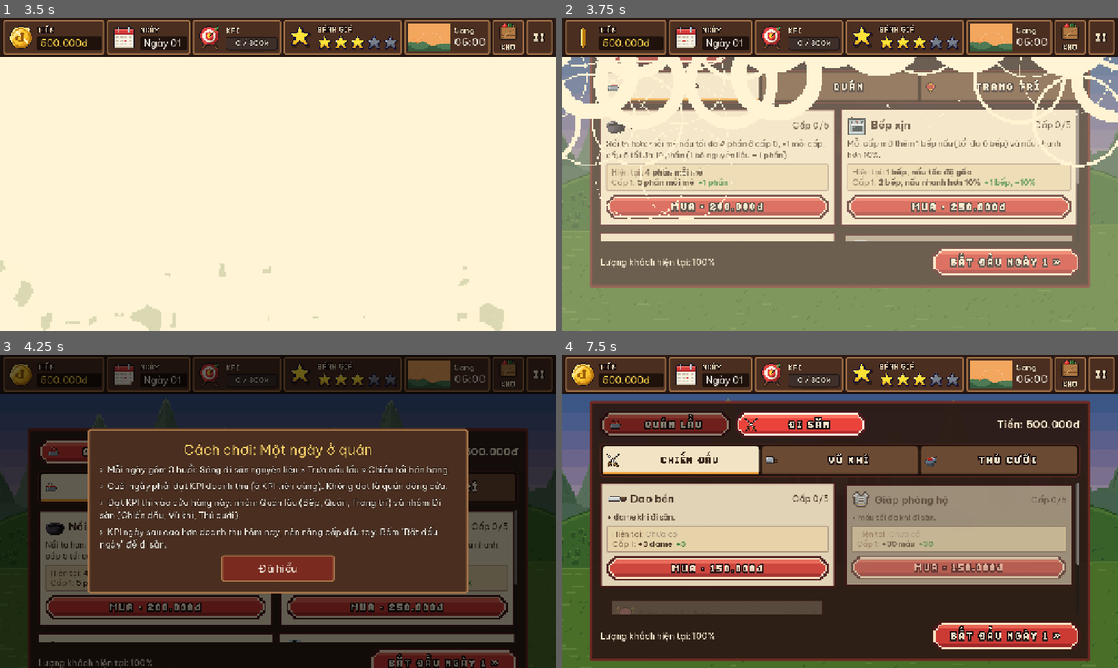
Above: before the commit, frames 1-4 (two rows, left to right).
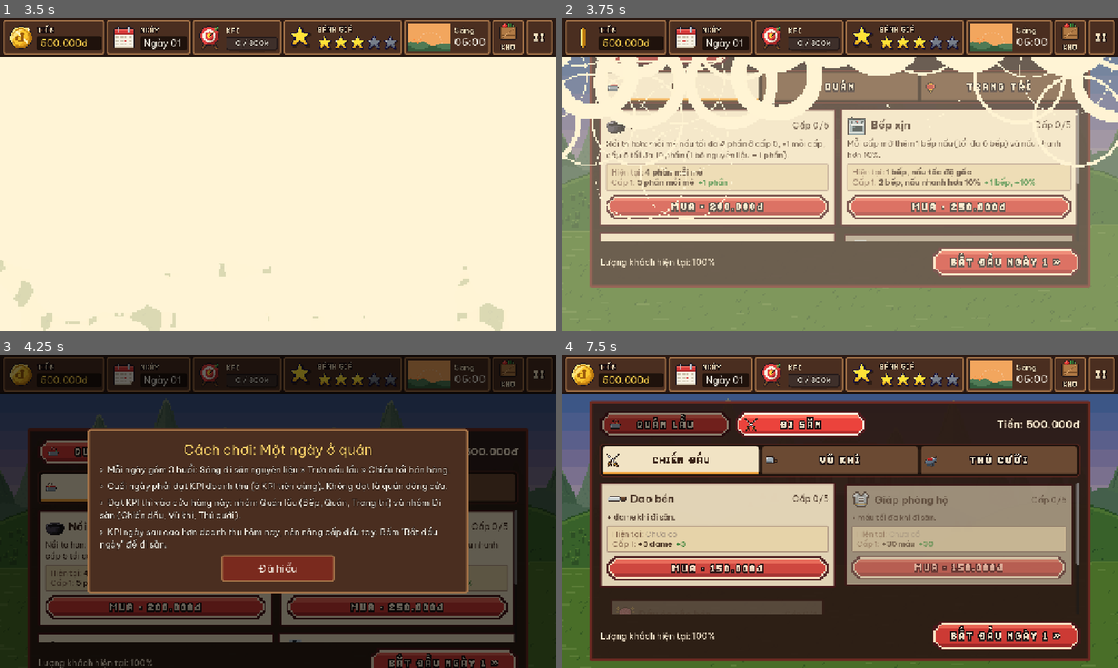
Above: after the commit, the same moments.

Repository: Znoywho/HotPot_SUNSUT
Game: Godot game, scene res://scenes/main_menu/main_menu.tscn
Same seed, same stepped clock (60 frames per second), same inputs: the game is played once before the commit and once after it.
Inputs (mouse positions are in pixels of both pictures, inside the frame that each line leads up to):
- Up to frame 1 (3.5 s): click "CHƠI MỚI" at 0.5 s; tap Enter at 1.25 s; move the mouse to (400, 158) at 1.27 s; click (400, 158) at 1.42 s; drag from (166, 190) to (250, 237) at 2.02 s; move the mouse to (333, 105) at 2.77 s; click (333, 105) at 2.92 s
- Up to frame 2 (3.75 s): click "!" at 3.5 s
- Up to frame 3 (4.25 s): no input
- Up to frame 4 (7.5 s): click "Đã hiểu" at 4.25 s; click "II" at 5 s; click "Chơi tiếp" at 5.75 s; click "QUÁN LẨU" at 6.5 s; click "ĐI SĂN" at 7.25 s

Frame 1 is identical in both runs. In frame 2, 0.4% of the frame differs, in the area x 19-86%, y 19-24%; in frame 3, less than 0.1%; in frame 4, 1.0%, in the area x 13-86%, y 18-36%.

Commit message:
[Cần Hạo xem] Cửa hàng: chữ trên tab / nút có icon nằm giữa cả nút
Godot căn chữ giữa phần còn lại sau icon nên chữ lệch phải ~19 px: chừa thêm bên phải đúng bằng icon + khoảng cách (nút nhóm QUÁN LẨU / ĐI SĂN và tab con). phase_transition.gd: chỉ sửa chú thích TITLE_Y cho đúng cỡ font mới.

Diff:
--- a/scenes/common/phase_transition.gd
+++ b/scenes/common/phase_transition.gd
@@ -28,7 +28,7 @@
 const ARC_HEIGHT := 380.0 ## Đỉnh cung mặt trời cao hơn chân trời bao nhiêu (đỉnh ở y 140, quầng sáng không chui dưới HUD).
 const ARC_LEFT := 0.06 ## Mọc ở 6% bề ngang...
 const ARC_RIGHT := 0.94 ## ...lặn ở 94%.
-const TITLE_Y := 196.0 ## Mép trên dòng tên buổi (chữ pixel cao 100 px, chân chữ ở y 276, cách dòng phụ ~24 px).
+const TITLE_Y := 196.0 ## Mép trên dòng tên buổi (chữ pixel x4: chân chữ hoa ở y 276, cách dòng phụ ~24 px).
 const SUBTITLE_Y := 300.0 ## Mép trên dòng phụ.
 const SUBTITLE_RISE := 14.0 ## Dòng phụ trượt lên bao nhiêu khi hiện.
 const TITLE_PIXEL_SCALE := 4 ## Tên buổi dùng font pixel PixelTitle phóng 4 lần, khớp ART_SCALE và ô bọt pixel_size 4 của shader.
--- a/scenes/shop/shop.gd
+++ b/scenes/shop/shop.gd
@@ -212,6 +212,12 @@
 	button.expand_icon = true
 	button.add_theme_constant_override("icon_max_width", TAB_ICON_SIZE)
 	button.add_theme_constant_override("h_separation", 8)
+	# Godot căn chữ giữa phần còn lại sau icon nên chữ lệch phải: chừa bên phải đúng bằng icon + khoảng cách
+	# để chữ nằm giữa CẢ nút.
+	for state in ["normal", "hover", "pressed", "hover_pressed", "disabled"]:
+		var style := button.get_theme_stylebox(state).duplicate() as StyleBox
+		style.content_margin_right = style.get_margin(SIDE_RIGHT) + TAB_ICON_SIZE + 8
+		button.add_theme_stylebox_override(state, style)
 	return button
 
 
@@ -242,6 +248,7 @@
 		style.border_color = SUB_TAB_ACTIVE_LINE if active else Color(SUB_TAB_IDLE.darkened(0.3))
 		style.border_width_bottom = 5 if active else 2
 		style.set_content_margin_all(8)
+		style.content_margin_right = 8 + TAB_ICON_SIZE + 10 # chừa bằng icon + khoảng cách: chữ nằm giữa CẢ tab
 		tab.add_theme_stylebox_override(state, style)
 	var text_color := INK if active else TEXT_LIGHT
 	for key in ["font_color", "font_hover_color", "font_pressed_color", "font_hover_pressed_color", "font_focus_color"]:
